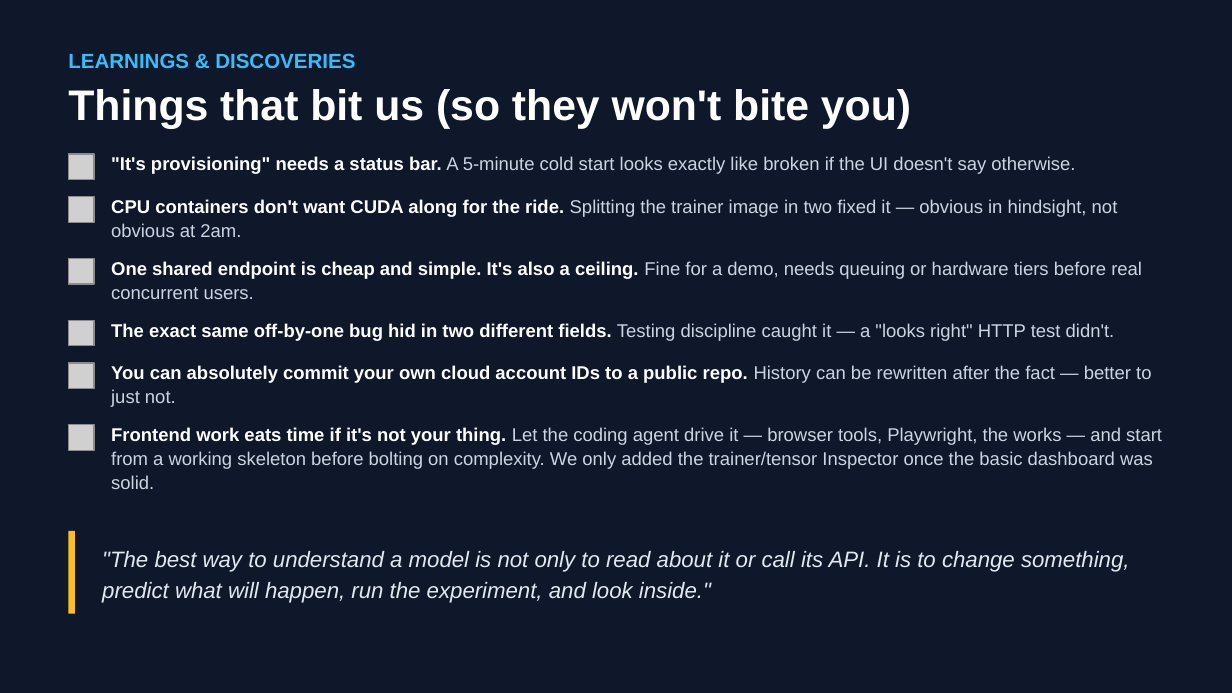
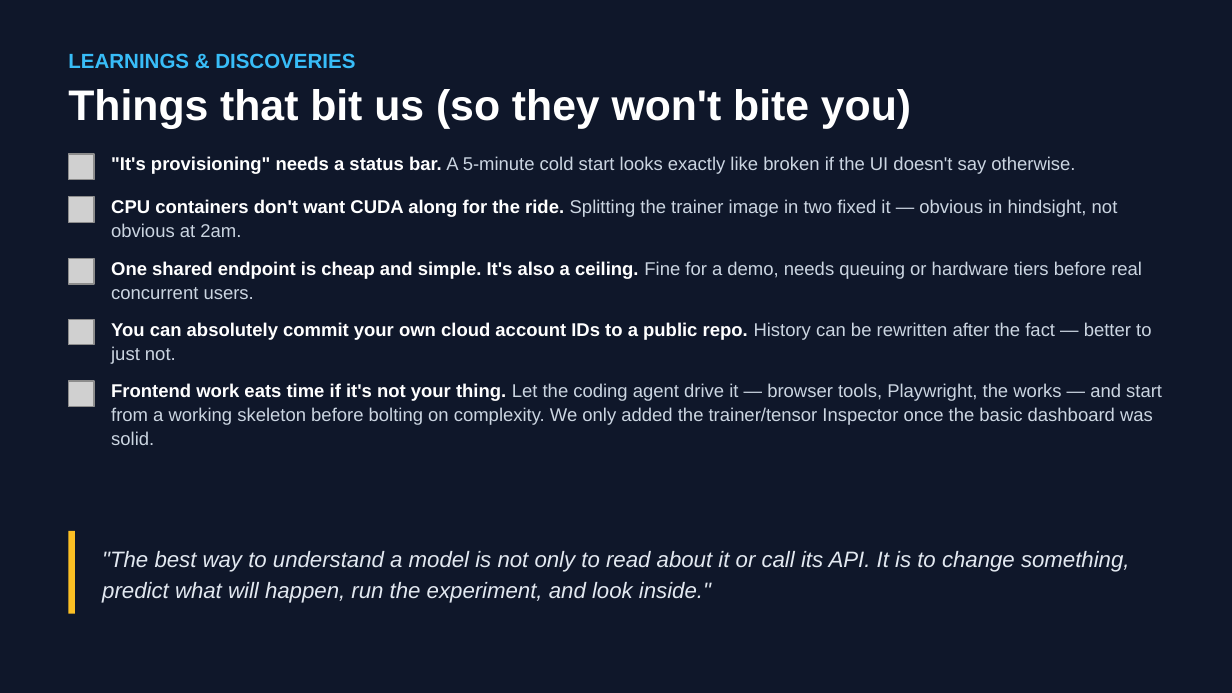
Before and after one commit to NnamdiOdozi/llm_experiments_lab, a slide deck: slide 5 of presentation/LLM_Experiments_Lab.pptx (slide 6 before the commit). Drawn at 1232x693 pixels with LibreOffice and Linux fonts; fonts in the diff are those of the drawing; grey boxes stand for pictures. Boxes give left, top, right and bottom in pixels: in the first picture for what was removed or moved away, otherwise in the second. Text is boxed around its words. In the diff, an @@ line names an element or a change of style, - is before the commit and + after.

```diff
--- a/presentation/LLM_Experiments_Lab.pptx
+++ b/presentation/LLM_Experiments_Lab.pptx
@@ text removed at (111, 323, 1115, 341) @@
-The exact same off-by-one bug hid in two different fields. Testing discipline caught it — a "looks right" HTTP test didn't.
@@ 2 pictures, 2 texts: place and size @@
-2 pictures, 2 texts at (69, 363, 1162, 489)
+2 pictures, 2 texts at (69, 319, 1162, 445)
```
Also in this commit, not shown: 3 other slides changed, 1 slide removed, 13 other files.
